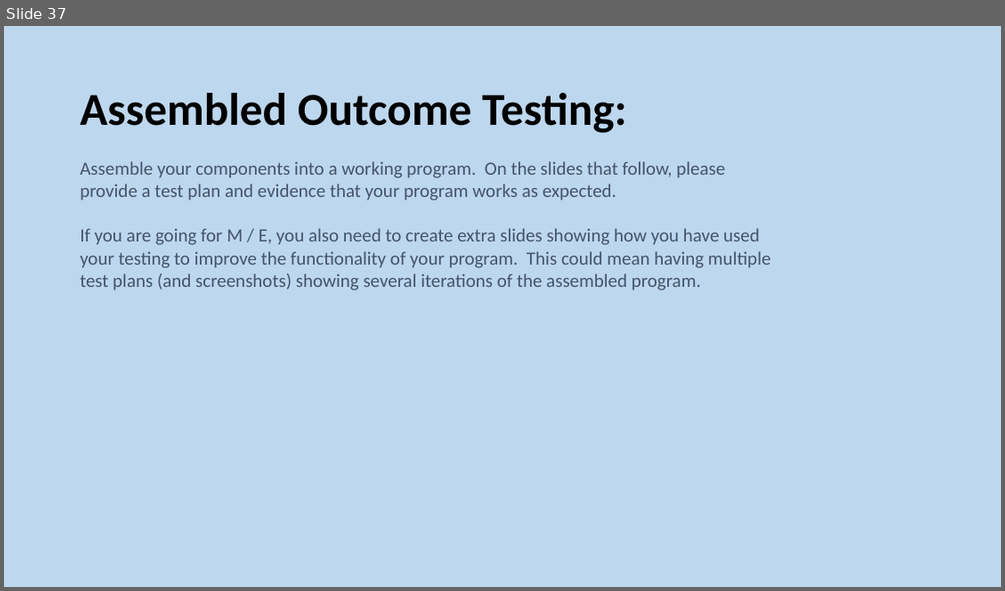
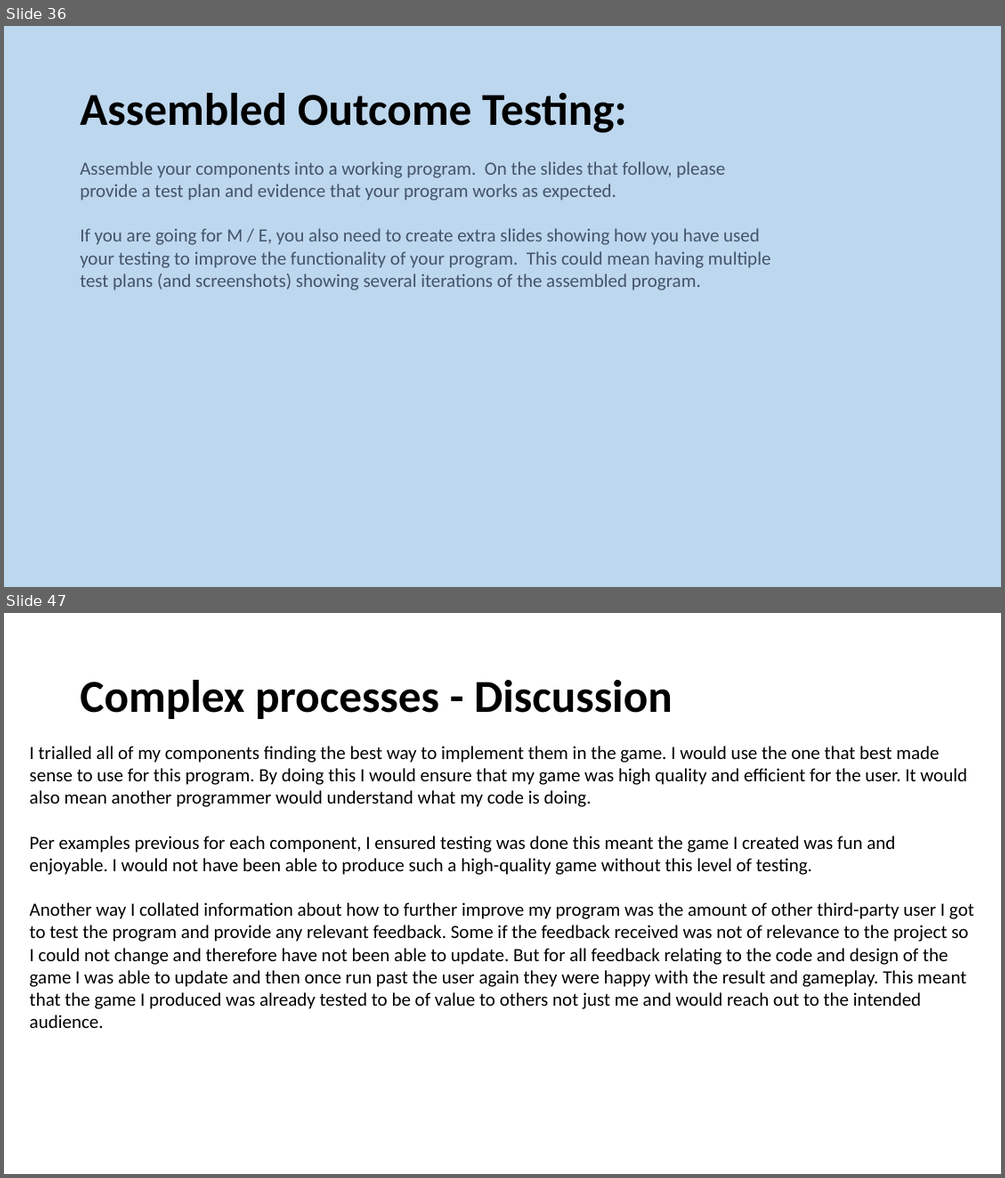
Before and after one commit to SmitieC/Assessment, a slide deck: 3.7 and 3.8 Documentation Template (1).pptx. Shown one above the other, each under a label of ours: slide 37 before the commit, slides 36 and 47 after it; the slides between them are not shown. The pictures are 1005x591 and 1005x1178 pixels, drawn with LibreOffice and Linux fonts; fonts in the diff are those of the drawing. Boxes give left, top, right and bottom in pixels: in the first picture for what was removed or moved away, otherwise in the second. Text is boxed around its words. In the diff, an @@ line names an element or a change of style, - is before the commit and + after.

```diff
--- a/3.7 and 3.8 Documentation Template (1).pptx
+++ b/3.7 and 3.8 Documentation Template (1).pptx
@@ slide 47 added at (x1=4, y1=613, x2=1001, y2=1174), background #FFFFFF @@
@@ title added at (x1=80, y1=680, x2=672, y2=719), 44 pt, text #000000, bold @@
+Complex processes - Discussion
@@ text added at (x1=30, y1=746, x2=974, y2=1028), 18 pt, text #000000 @@
+I trialled all of my components finding the best way to implement them in the game. I would use the one that best made sense to use for this program. By doing this I would ensure that my game was high quality and efficient for the user. It would also mean another programmer would understand what my code is doing.
+Per examples previous for each component, I ensured testing was done this meant the game I created was fun and enjoyable. I would not have been able to produce such a high-quality game without this level of testing.
+Another way I collated information about how to further improve my program was the amount of other third-party user I got to test the program and provide any relevant feedback. Some if the feedback received was not of relevance to the project so I could not change and therefore have not been able to update. But for all feedback relating to the code and design of the game I was able to update and then once run past the user again they were happy with the result and gameplay. This meant that the game I produced was already tested to be of value to others not just me and would reach out to the intended audience.
@@ what was slide 37 is now slide 36 @@
```
Also in this commit, not shown: 5 slides changed, 8 other slides added, 2 slides removed, 2 other files.
